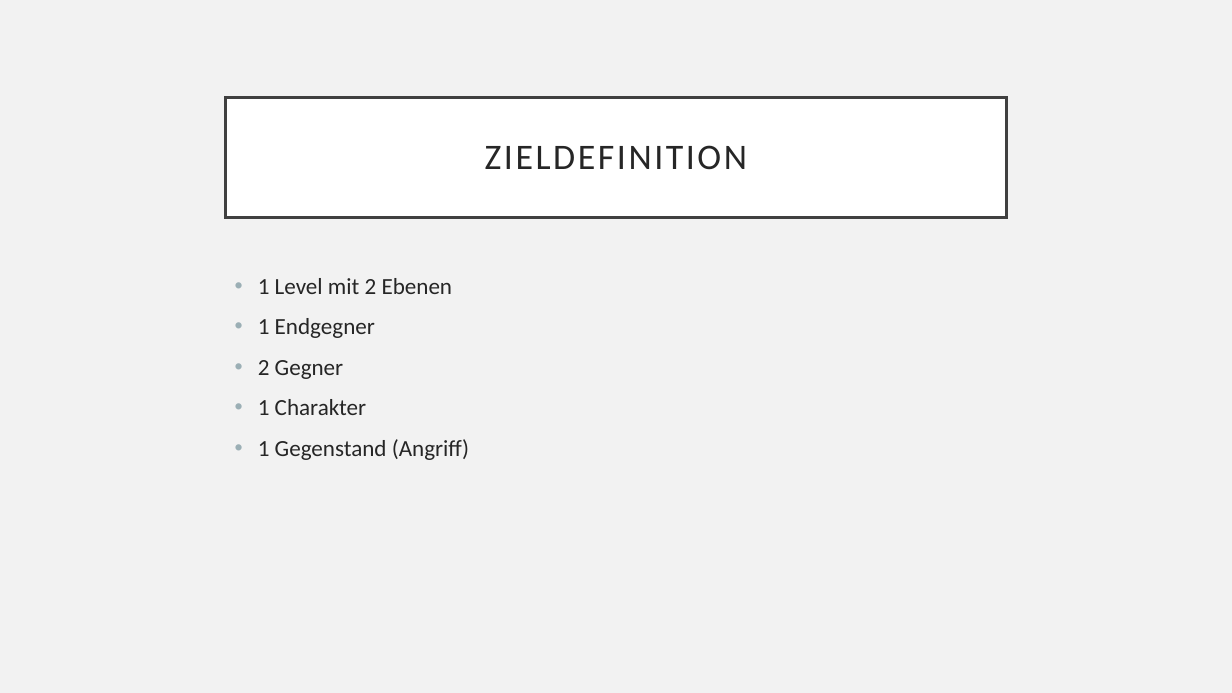
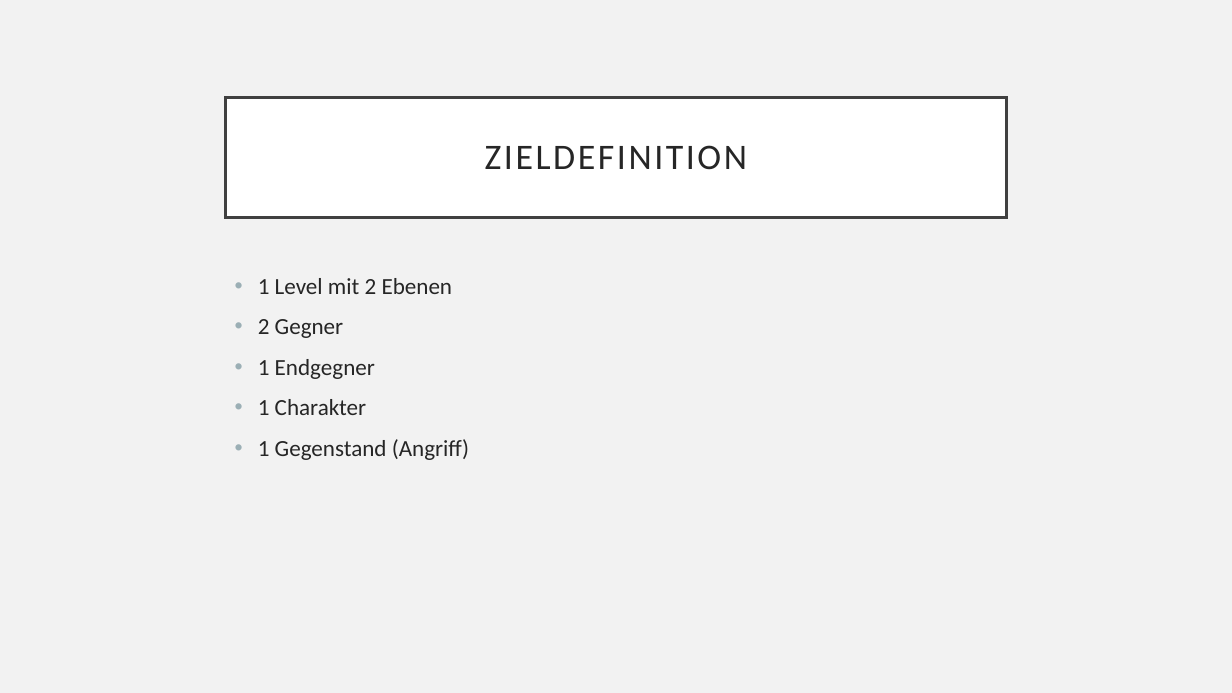
Before and after one commit to mreichl-tgm/hero, a slide deck: slide 4 of docs/project-presentation.pptx. Drawn at 1232x693 pixels with LibreOffice and Linux fonts; fonts in the diff are those of the drawing. Boxes give left, top, right and bottom in pixels: in the first picture for what was removed or moved away, otherwise in the second. Text is boxed around its words. In the diff, an @@ line names an element or a change of style, - is before the commit and + after.

```diff
--- a/docs/project-presentation.pptx
+++ b/docs/project-presentation.pptx
@@ text at [258, 319, 344, 338]: paragraph added @@
+• 2 Gegner
@@ text at [258, 360, 344, 379]: paragraph removed @@
-• 2 Gegner
```
Also in this commit, not shown: 5 other slides changed, 1 slide added.
